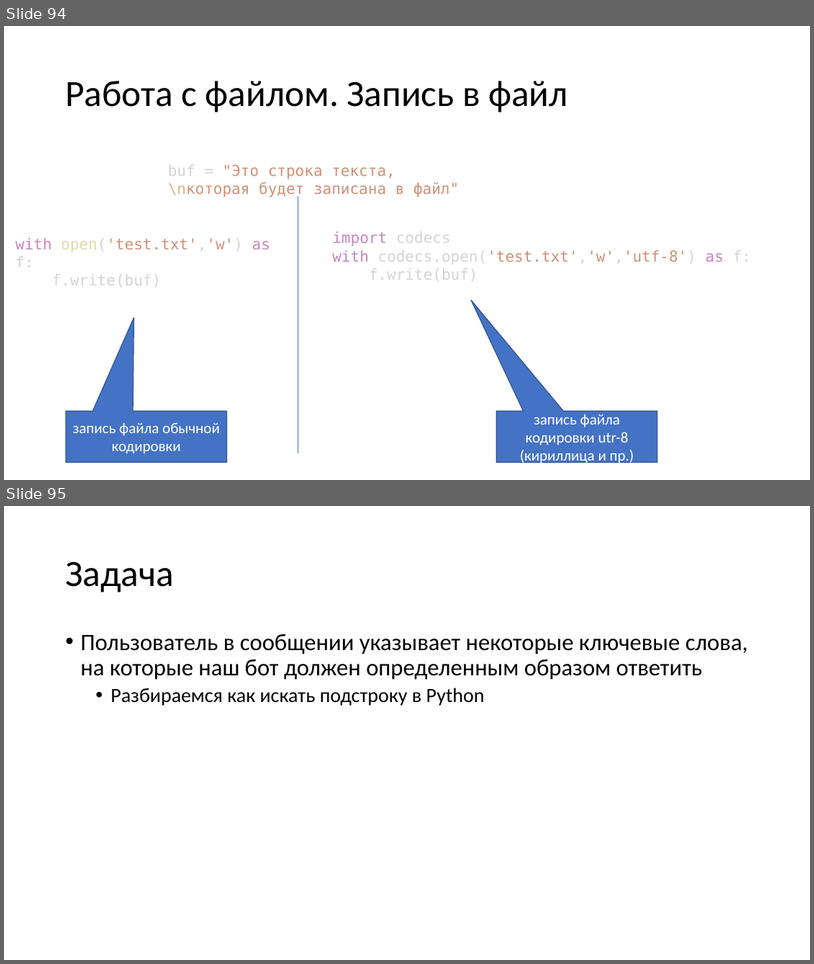
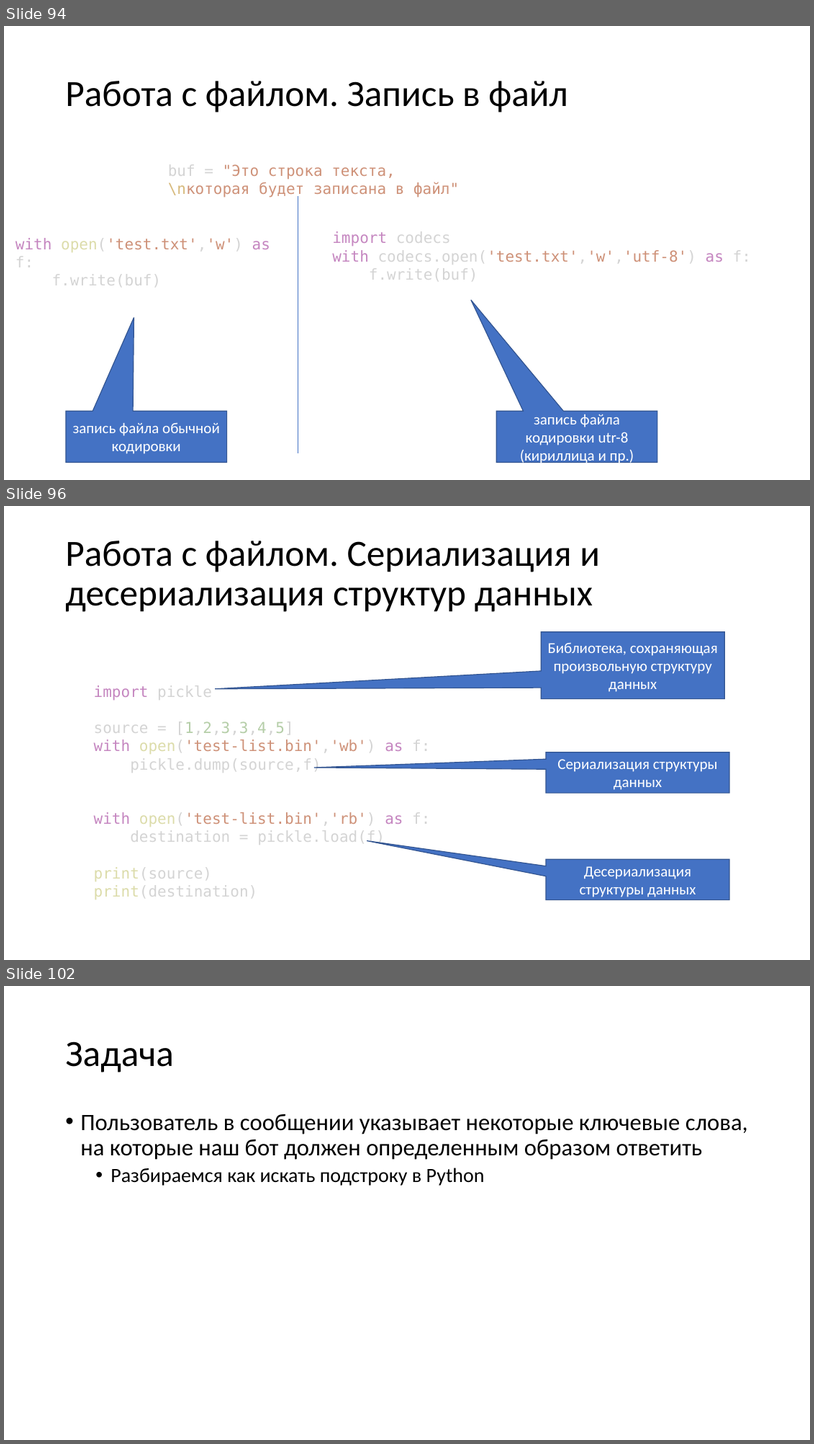
Before and after one commit to paveltsytovich/telegram-course, a slide deck: Presentation/Разработка ботов для телеграмм на Python.pptx. Shown one above the other, each under a label of ours: slides 94 and 95 before the commit, slides 94, 96 and 102 after it; the slides between them are not shown. The pictures are 814x964 and 814x1444 pixels, drawn with LibreOffice and Linux fonts; fonts in the diff are those of the drawing. Boxes give left, top, right and bottom in pixels: in the first picture for what was removed or moved away, otherwise in the second. Text is boxed around its words. In the diff, an @@ line names an element or a change of style, - is before the commit and + after.

Commit message:
сериализация и десериализация

```diff
--- a/Presentation/Разработка ботов для телеграмм на Python.pptx
+++ b/Presentation/Разработка ботов для телеграмм на Python.pptx
@@ slide 96 added at <box>4,506,810,960</box>, background #FFFFFF @@
@@ title added at <box>65,541,600,612</box>, 44 pt, text #000000 @@
+Работа с файлом. Сериализация и десериализация структур данных
@@ speech box added at <box>541,632,725,698</box>, fill #4472C4, outline #325491 1 pt, 18 pt, text #FFFFFF @@
+Библиотека, сохраняющая
+произвольную структуру данных
@@ text added at <box>94,685,430,899</box>, 18 pt, text #D4D4D4 @@
+import pickle
+source = [1,2,3,3,4,5]
+with open('test-list.bin','wb') as f:
+pickle.dump(source,f)
+with open('test-list.bin','rb') as f:
+destination = pickle.load(f)
+print(source)
+print(destination)
@@ speech box added at <box>547,752,730,793</box>, fill #4472C4, outline #325491 1 pt, 18 pt, text #FFFFFF @@
+Сериализация структуры данных
@@ speech box added at <box>547,860,730,900</box>, fill #4472C4, outline #325491 1 pt, 18 pt, text #FFFFFF @@
+Десериализация структуры данных
@@ what was slide 95 is now slide 102 @@
```
Also in this commit, not shown: 6 other slides added.
